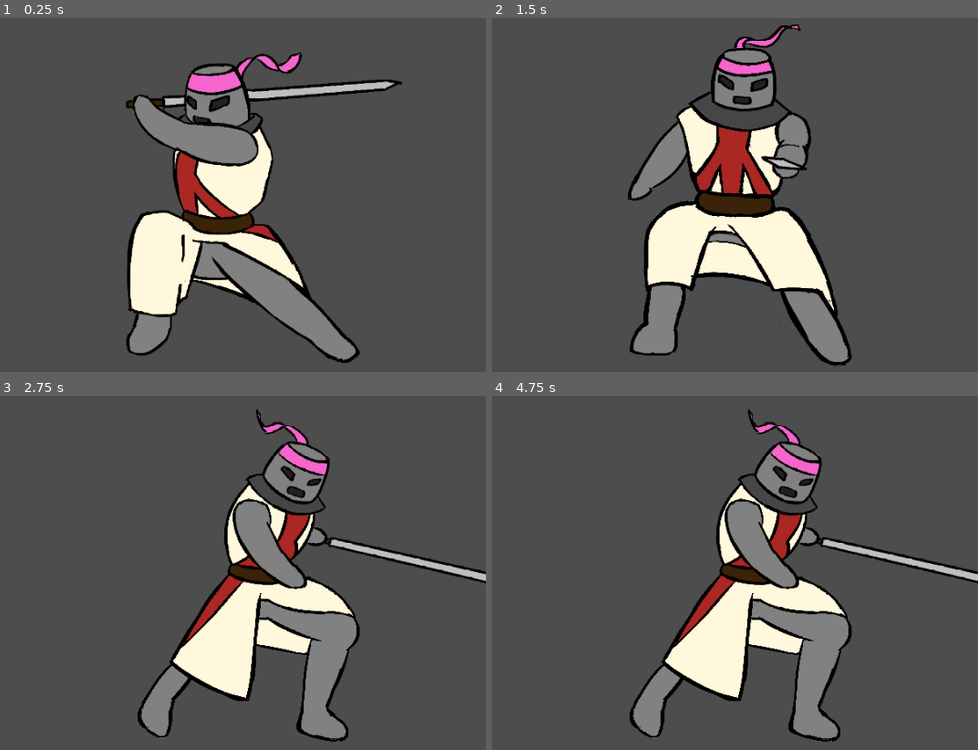
Above: before the commit, frames 1-4 (two rows, left to right).
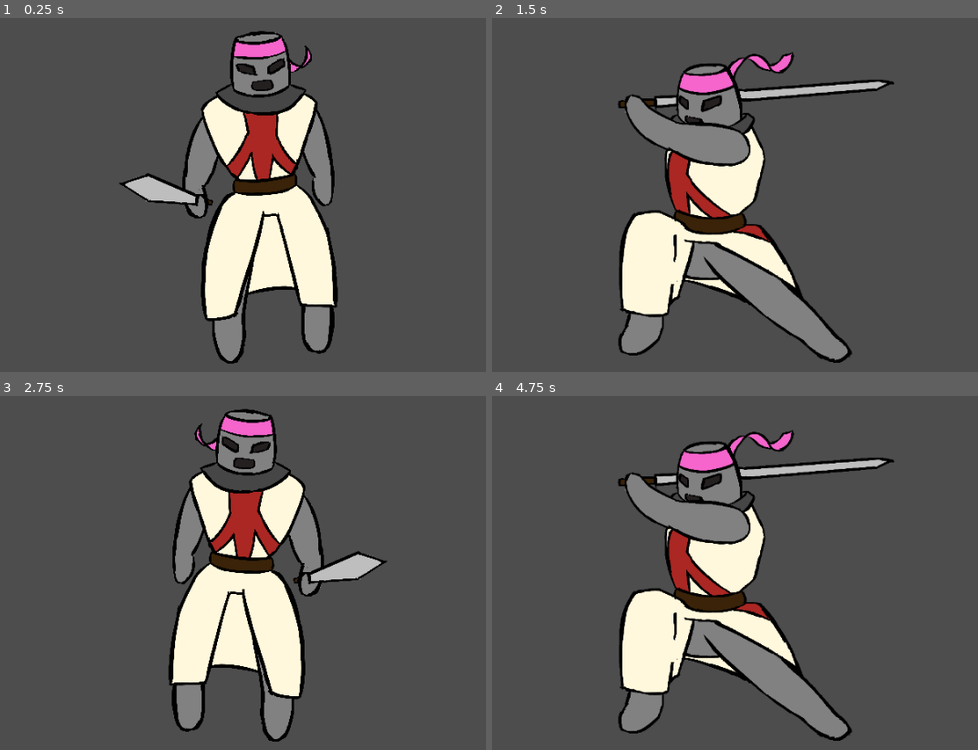
Above: after the commit, the same moments.

Repository: Bbubbee/Disco-Knights
Game: Godot game, scene res://ScenesAndScripts/Main/level.tscn
Same seed, same stepped clock (60 frames per second), same inputs: the game is played once before the commit and once after it. Before the commit the project starts from res://Scenes/Loose/level.tscn.
Inputs:
- Up to frame 1 (0.25 s): no input
- Up to frame 2 (1.5 s): no input
- Up to frame 3 (2.75 s): no input
- Up to frame 4 (4.75 s): no input

The runs differ from the first frame. In frame 1, 27% of the frame differs, in the area x 24-83%, y 3-98%; in frame 2, 23%; in frame 3, 24%; in frame 4, 26%.

Commit message:
sorted files, add enemy attack on beat

Diff:
--- /dev/null
+++ b/Assets/Resources/global_nodes.gd
@@ -0,0 +1,4 @@
+extends Resource
+class_name GlobalNodes
+
+var song_conductor
--- /dev/null
+++ b/Assets/Resources/global_nodes.tres
@@ -0,0 +1,6 @@
+[gd_resource type="Resource" script_class="GlobalNodes" load_steps=2 format=3 uid="uid://ct0xfxbxnad6h"]
+
+[ext_resource type="Script" path="res://Assets/Resources/global_nodes.gd" id="1_ohsui"]
+
+[resource]
+script = ExtResource("1_ohsui")
--- a/Scenes/Control/conductor.tscn
+++ /dev/null
@@ -1,11 +0,0 @@
-[gd_scene load_steps=2 format=3 uid="uid://4j6rgvk6bnyu"]
-
-[ext_resource type="Script" path="res://Scripts/conductor.gd" id="1_pdw2x"]
-
-[node name="Conductor" type="AudioStreamPlayer"]
-script = ExtResource("1_pdw2x")
-
-[node name="BeatTimer" type="Timer" parent="."]
-one_shot = true
-
-[connection signal="timeout" from="BeatTimer" to="." method="_on_beat_timer_timeout"]
--- a/Scripts/conductor.gd
+++ b/ScenesAndScripts/Control/conductor.gd
@@ -1,9 +1,12 @@
 extends AudioStreamPlayer
+var GLOBAL_NODES = preload("res://Assets/Resources/global_nodes.tres")
 
 @export var bpm = 115
 @export var measures = 4
 
 @onready var beat_timer = $BeatTimer
+
+signal beat
 
 # Tracking the beat and song position.
 var sec_per_beat = 60.0 / bpm
@@ -13,8 +16,12 @@
 
 func _ready():
 	sec_per_beat = 60.0 / bpm
+	GLOBAL_NODES.song_conductor = self
 
-func start_song():
+func _exit_tree():
+	GLOBAL_NODES.song_conductor = null
+
+func _start_song():
 	play()
 	beat_timer.wait_time = sec_per_beat
 	beat_timer.start()
@@ -22,7 +29,8 @@
 func _on_beat_timer_timeout():
 	beat_timer.wait_time = sec_per_beat
 	beat_timer.start()
-	report_beat()
+	_report_beat()
 
-func report_beat():
+func _report_beat():
+	emit_signal("beat")
 	pass
--- /dev/null
+++ b/ScenesAndScripts/Control/conductor.tscn
@@ -0,0 +1,11 @@
+[gd_scene load_steps=2 format=3 uid="uid://4j6rgvk6bnyu"]
+
+[ext_resource type="Script" path="res://ScenesAndScripts/Control/conductor.gd" id="1_pdw2x"]
+
+[node name="Conductor" type="AudioStreamPlayer"]
+script = ExtResource("1_pdw2x")
+
+[node name="BeatTimer" type="Timer" parent="."]
+one_shot = true
+
+[connection signal="timeout" from="BeatTimer" to="." method="_on_beat_timer_timeout"]
--- /dev/null
+++ b/ScenesAndScripts/Enemies/States/state_manager.gd
@@ -0,0 +1,6 @@
+extends Node
+
+
+
+func _init(enemy: Enemy):
+	pass
--- /dev/null
+++ b/ScenesAndScripts/Enemies/States/state_manager.tscn
@@ -0,0 +1,12 @@
+[gd_scene load_steps=2 format=3 uid="uid://rmyciakku08f"]
+
+[ext_resource type="Script" path="res://ScenesAndScripts/Enemies/States/state_manager.gd" id="1_l71qf"]
+
+[node name="StateManager" type="Node"]
+script = ExtResource("1_l71qf")
+
+[node name="Idle" type="Node" parent="."]
+
+[node name="Attack" type="Node" parent="."]
+
+[node name="Walk" type="Node" parent="."]
--- /dev/null
+++ b/ScenesAndScripts/Enemies/enemy.gd
@@ -0,0 +1,49 @@
+extends Node2D
+class_name Enemy
+
+var GLOBAL_NODES = preload("res://Assets/Resources/global_nodes.tres")
+@onready var animation_player = $AnimationPlayer
+var attacking = false
+
+# Specify the time each attack makes contact.
+# This is so the enemy attacks on beat.
+var attacks = {
+	"attack_right": 0.5,
+	"attack_left" : 0.5
+}
+
+
+func _ready():
+	GLOBAL_NODES.song_conductor.beat.connect(_on_conductor_beat)
+
+#	var animation_length = animation_player.get_animation("attack_right").length
+#	print(str(animation_length))
+
+func _process(_delta):
+#	if animation_player.animation_finished:
+#		attacking = false
+	pass
+
+# The conductor has played a beat.
+func _on_conductor_beat():
+	_make_decision()
+	print("beat")
+
+# Decide if and where to attack.
+func _make_decision():
+	if not attacking:
+		attacking = true
+		attack()
+
+func attack():
+	# Randomly choose a direction to attack.
+	var att = attacks.keys()[randi() % attacks.size()]
+
+	# Attack on the next beat. Sync the contact of the attack with the next beat.
+	var wait_length = float(att) + GLOBAL_NODES.song_conductor.sec_per_beat
+	await get_tree().create_timer(wait_length).timeout
+
+	# Attack!
+	animation_player.play(att)
+	await animation_player.animation_finished
+	attacking = false
--- a/Scenes/Enemies/enemy.tscn
+++ b/ScenesAndScripts/Enemies/enemy.tscn
@@ -1,10 +1,11 @@
 [gd_scene load_steps=7 format=3 uid="uid://oeobihqqd5nn"]
 
-[ext_resource type="Script" path="res://Scripts/enemy.gd" id="1_i6ytx"]
+[ext_resource type="Script" path="res://ScenesAndScripts/Enemies/enemy.gd" id="1_p48o2"]
 [ext_resource type="Texture2D" uid="uid://bmbambu7v1h07" path="res://Assets/Art/Enemy/HippieKnight.png" id="2_wdp85"]
 
 [sub_resource type="Animation" id="Animation_c6dq2"]
 length = 0.001
+loop_mode = 2
 tracks/0/type = "value"
 tracks/0/imported = false
 tracks/0/enabled = true
@@ -30,9 +31,36 @@
 "values": [false]
 }
 
+[sub_resource type="Animation" id="Animation_oy4s1"]
+resource_name = "attack_right"
+step = 0.05
+tracks/0/type = "value"
+tracks/0/imported = false
+tracks/0/enabled = true
+tracks/0/path = NodePath("Sprite:frame")
+tracks/0/interp = 1
+tracks/0/loop_wrap = true
+tracks/0/keys = {
+"times": PackedFloat32Array(0, 0.25, 0.5, 0.75),
+"transitions": PackedFloat32Array(1, 1, 1, 1),
+"update": 1,
+"values": [0, 1, 2, 3]
+}
+tracks/1/type = "value"
+tracks/1/imported = false
+tracks/1/enabled = true
+tracks/1/path = NodePath("Sprite:flip_h")
+tracks/1/interp = 1
+tracks/1/loop_wrap = true
+tracks/1/keys = {
+"times": PackedFloat32Array(0),
+"transitions": PackedFloat32Array(1),
+"update": 1,
+"values": [true]
+}
+
 [sub_resource type="Animation" id="Animation_trdp6"]
 resource_name = "attack"
-loop_mode = 1
 step = 0.05
 tracks/0/type = "value"
 tracks/0/imported = false
@@ -59,44 +87,15 @@
 "values": [false]
 }
 
-[sub_resource type="Animation" id="Animation_oy4s1"]
-resource_name = "attack_right"
-loop_mode = 1
-step = 0.05
-tracks/0/type = "value"
-tracks/0/imported = false
-tracks/0/enabled = true
-tracks/0/path = NodePath("Sprite:frame")
-tracks/0/interp = 1
-tracks/0/loop_wrap = true
-tracks/0/keys = {
-"times": PackedFloat32Array(0, 0.25, 0.5, 0.75),
-"transitions": PackedFloat32Array(1, 1, 1, 1),
-"update": 1,
-"values": [0, 1, 2, 3]
-}
-tracks/1/type = "value"
-tracks/1/imported = false
-tracks/1/enabled = true
-tracks/1/path = NodePath("Sprite:flip_h")
-tracks/1/interp = 1
-tracks/1/loop_wrap = true
-tracks/1/keys = {
-"times": PackedFloat32Array(0),
-"transitions": PackedFloat32Array(1),
-"update": 1,
-"values": [true]
-}
-
 [sub_resource type="AnimationLibrary" id="AnimationLibrary_12gkg"]
 _data = {
 "RESET": SubResource("Animation_c6dq2"),
-"attack": SubResource("Animation_trdp6"),
-"attack_right": SubResource("Animation_oy4s1")
+"attack_left": SubResource("Animation_oy4s1"),
+"attack_right": SubResource("Animation_trdp6")
 }
 
 [node name="Enemy" type="Node2D"]
-script = ExtResource("1_i6ytx")
+script = ExtResource("1_p48o2")
 
 [node name="Sprite" type="Sprite2D" parent="."]
 scale = Vector2(0.5, 0.5)
@@ -106,7 +105,6 @@
 vframes = 2
 
 [node name="AnimationPlayer" type="AnimationPlayer" parent="."]
-autoplay = "attack_right"
 libraries = {
 "": SubResource("AnimationLibrary_12gkg")
 }
--- a/Scripts/level.gd
+++ b/ScenesAndScripts/Main/level.gd
@@ -3,4 +3,4 @@
 
 func _ready():
 	randomize()
-	$Conductor.start_song()
+	$Conductor._start_song()
--- a/Scenes/Loose/level.tscn
+++ b/ScenesAndScripts/Main/level.tscn
@@ -1,15 +1,15 @@
 [gd_scene load_steps=5 format=3 uid="uid://dgysxw5bc3nuc"]
 
-[ext_resource type="Script" path="res://Scripts/level.gd" id="1_cxs5d"]
-[ext_resource type="PackedScene" uid="uid://4j6rgvk6bnyu" path="res://Scenes/Control/conductor.tscn" id="2_ahisq"]
+[ext_resource type="Script" path="res://ScenesAndScripts/Main/level.gd" id="1_cxs5d"]
+[ext_resource type="PackedScene" uid="uid://4j6rgvk6bnyu" path="res://ScenesAndScripts/Control/conductor.tscn" id="2_ahisq"]
 [ext_resource type="AudioStream" uid="uid://be5bq6q174ndh" path="res://Assets/Audio/Music/disco-music.mp3" id="3_c2iep"]
-[ext_resource type="PackedScene" uid="uid://oeobihqqd5nn" path="res://Scenes/Enemies/enemy.tscn" id="4_rw5ul"]
+[ext_resource type="PackedScene" uid="uid://oeobihqqd5nn" path="res://ScenesAndScripts/Enemies/enemy.tscn" id="4_rw5ul"]
 
 [node name="Level" type="Node2D"]
 script = ExtResource("1_cxs5d")
 
 [node name="Conductor" parent="." instance=ExtResource("2_ahisq")]
 stream = ExtResource("3_c2iep")
-volume_db = -10.0
+volume_db = -30.0
 
 [node name="Enemy" parent="." instance=ExtResource("4_rw5ul")]
--- a/Scripts/enemy.gd
+++ /dev/null
@@ -1,10 +0,0 @@
-extends Node2D
-
-
-func _process(delta):
-	determine_attack()
-
-
-# Randomly attack.
-func determine_attack():
-	pass
--- a/project.godot
+++ b/project.godot
@@ -11,7 +11,7 @@
 [application]
 
 config/name="Disco Knights"
-run/main_scene="res://Scenes/Loose/level.tscn"
+run/main_scene="res://ScenesAndScripts/Main/level.tscn"
 config/features=PackedStringArray("4.1", "Mobile")
 config/icon="res://icon.svg"
 
Not shown, added: ScenesAndScripts/.DS_Store
Not shown, added: ScenesAndScripts/Control/con6F86.tmp
Not shown, added: ScenesAndScripts/Main/lev496D.tmp
